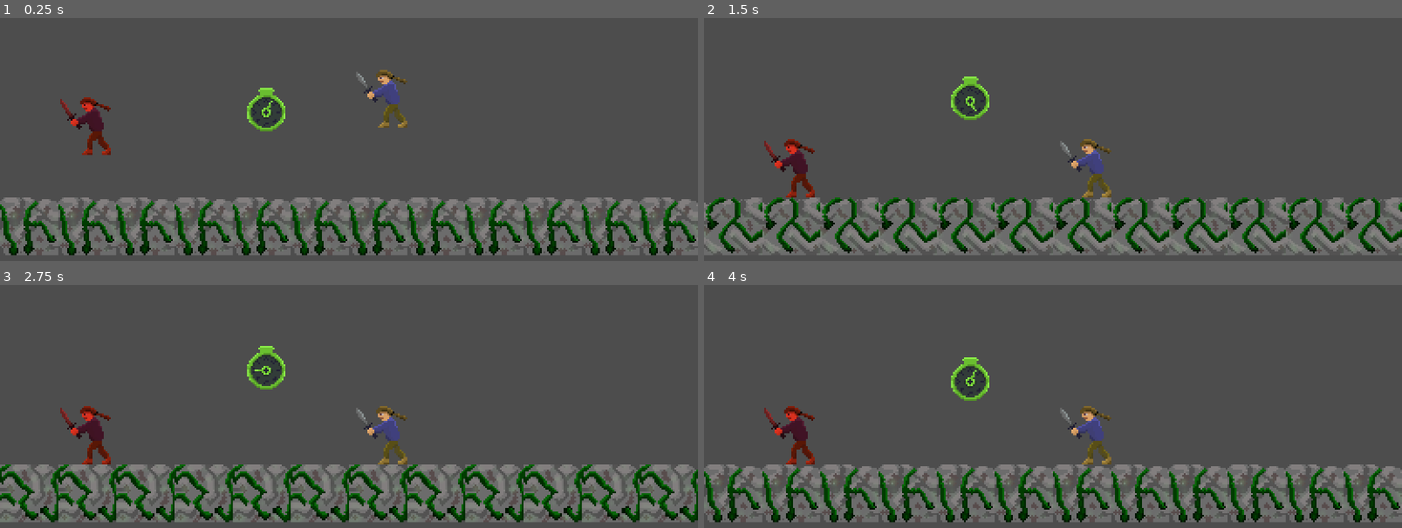
Above: before the commit, frames 1-4 (two rows, left to right).
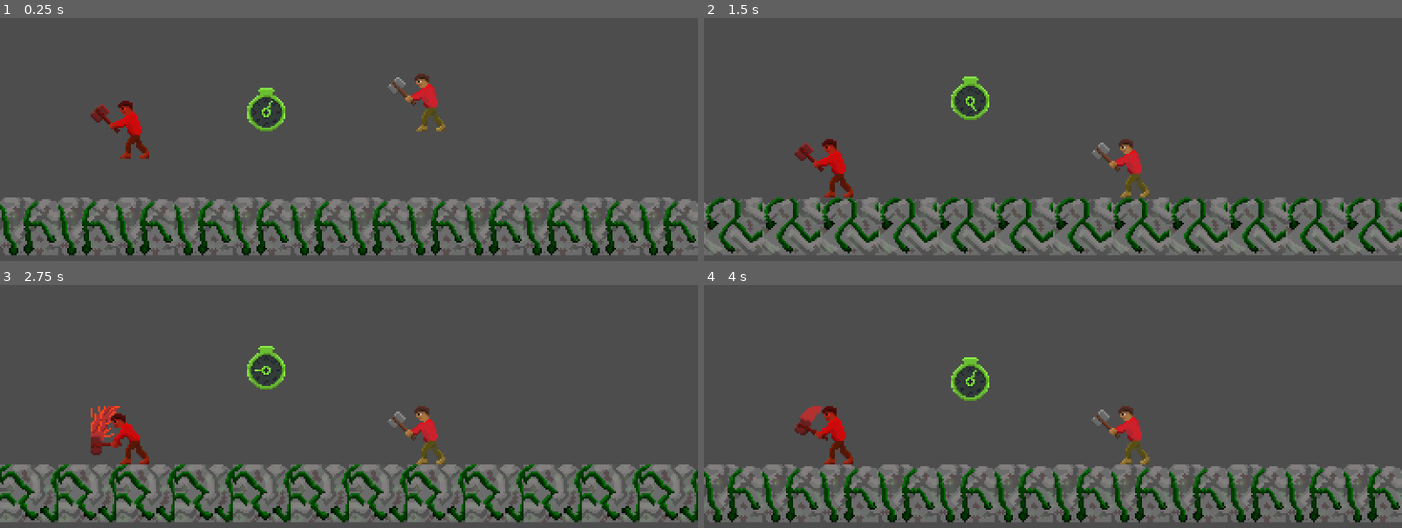
Above: after the commit, the same moments.

Repository: Justiniscoding/HavenHamilton
Game: Godot game, scene res://Scenes/game.tscn
The game is run twice, just before and just after one commit, with the same random seed, the same clock (stepped at 60 frames per second) and the same inputs.
Inputs:
- Up to frame 1 (0.25 s): no input
- Up to frame 2 (1.5 s): tap S (down2) at 0.6 s; tap F (short2) at 0.8, 1.35 s
- Up to frame 3 (2.75 s): tap S (down2) at 1.55, 2.1 s; hold Down (down1) from 2.03 s (still down); tap F (short2) at 2.3 s
- Up to frame 4 (4 s): release Down (down1) at 2.78 s; tap F (short2) at 2.85, 3.8 s; tap S (down2) at 3.05, 3.6 s

The runs differ from the first frame. In frame 1, 2.5% of the frame differs, in the area x 8-64%, y 21-59%; in frame 2, 2.5%; in frame 3, 2.6%; in frame 4, 2.6%, in the area x 8-64%, y 49-74%.

Commit message:
add short range attack

Diff:
--- a/Scenes/player.gdshader
+++ b/Scenes/player.gdshader
@@ -1,14 +1,13 @@
 shader_type canvas_item;
 
 uniform bool enabled = false;
+uniform float time = 0.3;
 
 void fragment() {
 	if(enabled == true){
 
-	float time = 0.0;
-
 	float dist = sqrt(pow(UV.y - 0.5, 2) + pow(UV.x - 0.5, 2));
-	dist = pow(dist, max(TIME * 2.0, 0.0));
+	dist = pow(dist, max(1.0 - time * 2.0, 0.0));
 
 	if(dist < 0.5){
 		float angle = atan(UV.x - 0.5, UV.y - 0.5);
--- a/Scenes/player.tscn
+++ b/Scenes/player.tscn
@@ -1,45 +1,359 @@
 [gd_scene format=3 uid="uid://6b46cgob32hp"]
 
 [ext_resource type="Script" uid="uid://djqet4f2r50s5" path="res://Scripts/player.gd" id="1_v0iea"]
-[ext_resource type="Texture2D" uid="uid://dglpnot34ux6w" path="res://Art/Player1.png" id="2_cvnsp"]
+[ext_resource type="Shader" uid="uid://b1bw4a757awso" path="res://Scenes/player.gdshader" id="2_6t5aa"]
+[ext_resource type="Texture2D" uid="uid://cva5bhr1mtbiy" path="res://Art/Player 2.png" id="2_cvnsp"]
 
 [sub_resource type="RectangleShape2D" id="RectangleShape2D_xs5hf"]
 size = Vector2(13.5, 28)
 
 [sub_resource type="CapsuleShape2D" id="CapsuleShape2D_xs5hf"]
-radius = 3.5837088
+radius = 7.1674166
 height = 29.708729
 
-[sub_resource type="Shader" id="Shader_cvnsp"]
-code = "shader_type canvas_item;
-
-uniform bool enabled = true;
-uniform float time = 0.3;
-
-void fragment() {
-	if(enabled == true){
-
-	float dist = sqrt(pow(UV.y - 0.5, 2) + pow(UV.x - 0.5, 2));
-	dist = pow(dist, max(1.0 - time * 2.0, 0.0));
-
-	if(dist < 0.5){
-		float angle = atan(UV.x - 0.5, UV.y - 0.5);
-
-		vec2 samplePos = vec2(sin(angle), cos(angle)) * dist + vec2(0.5, 0.5);
-
-		vec4 texture = texture(TEXTURE, samplePos);
-
-		COLOR = texture;
-	}else{
-		COLOR = vec4(0, 0, 0, 0);
-	}
-	}
-}"
-
-[sub_resource type="ShaderMaterial" id="ShaderMaterial_6t5aa"]
-shader = SubResource("Shader_cvnsp")
+[sub_resource type="ShaderMaterial" id="ShaderMaterial_vgqql"]
+shader = ExtResource("2_6t5aa")
 shader_parameter/enabled = false
 shader_parameter/time = 0.0
+
+[sub_resource type="AtlasTexture" id="AtlasTexture_h4iuc"]
+atlas = ExtResource("2_cvnsp")
+region = Rect2(32, 96, 32, 32)
+
+[sub_resource type="AtlasTexture" id="AtlasTexture_fd4e3"]
+atlas = ExtResource("2_cvnsp")
+region = Rect2(64, 96, 32, 32)
+
+[sub_resource type="AtlasTexture" id="AtlasTexture_qqcod"]
+atlas = ExtResource("2_cvnsp")
+region = Rect2(96, 96, 32, 32)
+
+[sub_resource type="AtlasTexture" id="AtlasTexture_cvnsp"]
+atlas = ExtResource("2_cvnsp")
+region = Rect2(0, 96, 32, 32)
+
+[sub_resource type="AtlasTexture" id="AtlasTexture_igrcy"]
+atlas = ExtResource("2_cvnsp")
+region = Rect2(0, 32, 32, 32)
+
+[sub_resource type="AtlasTexture" id="AtlasTexture_fs7ks"]
+atlas = ExtResource("2_cvnsp")
+region = Rect2(32, 32, 32, 32)
+
+[sub_resource type="AtlasTexture" id="AtlasTexture_olqyp"]
+atlas = ExtResource("2_cvnsp")
+region = Rect2(64, 64, 32, 32)
+
+[sub_resource type="AtlasTexture" id="AtlasTexture_wpjfl"]
+atlas = ExtResource("2_cvnsp")
+region = Rect2(32, 64, 32, 32)
+
+[sub_resource type="AtlasTexture" id="AtlasTexture_bi64h"]
+atlas = ExtResource("2_cvnsp")
+region = Rect2(0, 64, 32, 32)
+
+[sub_resource type="AtlasTexture" id="AtlasTexture_l6n3p"]
+atlas = ExtResource("2_cvnsp")
+region = Rect2(96, 64, 32, 32)
+
+[sub_resource type="AtlasTexture" id="AtlasTexture_2ijsl"]
+atlas = ExtResource("2_cvnsp")
+region = Rect2(128, 128, 32, 32)
+
+[sub_resource type="AtlasTexture" id="AtlasTexture_p1odr"]
+atlas = ExtResource("2_cvnsp")
+region = Rect2(96, 128, 32, 32)
+
+[sub_resource type="AtlasTexture" id="AtlasTexture_0gysh"]
+atlas = ExtResource("2_cvnsp")
+region = Rect2(64, 128, 32, 32)
+
+[sub_resource type="AtlasTexture" id="AtlasTexture_vfarp"]
+atlas = ExtResource("2_cvnsp")
+region = Rect2(32, 128, 32, 32)
+
+[sub_resource type="AtlasTexture" id="AtlasTexture_y6uwr"]
+atlas = ExtResource("2_cvnsp")
+region = Rect2(0, 128, 32, 32)
+
+[sub_resource type="AtlasTexture" id="AtlasTexture_83xs0"]
+atlas = ExtResource("2_cvnsp")
+region = Rect2(160, 160, 32, 32)
+
+[sub_resource type="AtlasTexture" id="AtlasTexture_ypfnu"]
+atlas = ExtResource("2_cvnsp")
+region = Rect2(128, 160, 32, 32)
+
+[sub_resource type="AtlasTexture" id="AtlasTexture_xuaoq"]
+atlas = ExtResource("2_cvnsp")
+region = Rect2(96, 160, 32, 32)
+
+[sub_resource type="AtlasTexture" id="AtlasTexture_wohnl"]
+atlas = ExtResource("2_cvnsp")
+region = Rect2(64, 160, 32, 32)
+
+[sub_resource type="AtlasTexture" id="AtlasTexture_36dho"]
+atlas = ExtResource("2_cvnsp")
+region = Rect2(32, 160, 32, 32)
+
+[sub_resource type="AtlasTexture" id="AtlasTexture_yh6i2"]
+atlas = ExtResource("2_cvnsp")
+region = Rect2(0, 160, 32, 32)
+
+[sub_resource type="AtlasTexture" id="AtlasTexture_6t5aa"]
+atlas = ExtResource("2_cvnsp")
+region = Rect2(0, 0, 32, 32)
+
+[sub_resource type="AtlasTexture" id="AtlasTexture_vgqql"]
+atlas = ExtResource("2_cvnsp")
+region = Rect2(32, 0, 32, 32)
+
+[sub_resource type="AtlasTexture" id="AtlasTexture_fkybt"]
+atlas = ExtResource("2_cvnsp")
+region = Rect2(64, 0, 32, 32)
+
+[sub_resource type="AtlasTexture" id="AtlasTexture_x3wgy"]
+atlas = ExtResource("2_cvnsp")
+region = Rect2(96, 0, 32, 32)
+
+[sub_resource type="AtlasTexture" id="AtlasTexture_3smsa"]
+atlas = ExtResource("2_cvnsp")
+region = Rect2(128, 0, 32, 32)
+
+[sub_resource type="AtlasTexture" id="AtlasTexture_8erm5"]
+atlas = ExtResource("2_cvnsp")
+region = Rect2(160, 0, 32, 32)
+
+[sub_resource type="AtlasTexture" id="AtlasTexture_f1ek2"]
+atlas = ExtResource("2_cvnsp")
+region = Rect2(192, 0, 32, 32)
+
+[sub_resource type="AtlasTexture" id="AtlasTexture_tx1dd"]
+atlas = ExtResource("2_cvnsp")
+region = Rect2(224, 0, 32, 32)
+
+[sub_resource type="AtlasTexture" id="AtlasTexture_gymyn"]
+atlas = ExtResource("2_cvnsp")
+region = Rect2(256, 0, 32, 32)
+
+[sub_resource type="AtlasTexture" id="AtlasTexture_pu2lt"]
+atlas = ExtResource("2_cvnsp")
+region = Rect2(288, 0, 32, 32)
+
+[sub_resource type="AtlasTexture" id="AtlasTexture_ukyrk"]
+atlas = ExtResource("2_cvnsp")
+region = Rect2(320, 0, 32, 32)
+
+[sub_resource type="AtlasTexture" id="AtlasTexture_7dp3o"]
+atlas = ExtResource("2_cvnsp")
+region = Rect2(352, 0, 32, 32)
+
+[sub_resource type="AtlasTexture" id="AtlasTexture_nv4vc"]
+atlas = ExtResource("2_cvnsp")
+region = Rect2(0, 192, 32, 32)
+
+[sub_resource type="AtlasTexture" id="AtlasTexture_8gxox"]
+atlas = ExtResource("2_cvnsp")
+region = Rect2(32, 192, 32, 32)
+
+[sub_resource type="AtlasTexture" id="AtlasTexture_11gg7"]
+atlas = ExtResource("2_cvnsp")
+region = Rect2(64, 192, 32, 32)
+
+[sub_resource type="AtlasTexture" id="AtlasTexture_qpa8y"]
+atlas = ExtResource("2_cvnsp")
+region = Rect2(96, 192, 32, 32)
+
+[sub_resource type="AtlasTexture" id="AtlasTexture_sbwqj"]
+atlas = ExtResource("2_cvnsp")
+region = Rect2(128, 192, 32, 32)
+
+[sub_resource type="AtlasTexture" id="AtlasTexture_xwi16"]
+atlas = ExtResource("2_cvnsp")
+region = Rect2(160, 192, 32, 32)
+
+[sub_resource type="AtlasTexture" id="AtlasTexture_sweqm"]
+atlas = ExtResource("2_cvnsp")
+region = Rect2(192, 192, 32, 32)
+
+[sub_resource type="AtlasTexture" id="AtlasTexture_ph33w"]
+atlas = ExtResource("2_cvnsp")
+region = Rect2(224, 192, 32, 32)
+
+[sub_resource type="AtlasTexture" id="AtlasTexture_7ldla"]
+atlas = ExtResource("2_cvnsp")
+region = Rect2(256, 192, 32, 32)
+
+[sub_resource type="AtlasTexture" id="AtlasTexture_r7t2e"]
+atlas = ExtResource("2_cvnsp")
+region = Rect2(288, 192, 32, 32)
+
+[sub_resource type="SpriteFrames" id="SpriteFrames_v0iea"]
+animations = [{
+"frames": [{
+"duration": 1.0,
+"texture": SubResource("AtlasTexture_h4iuc")
+}, {
+"duration": 1.0,
+"texture": SubResource("AtlasTexture_fd4e3")
+}, {
+"duration": 1.0,
+"texture": SubResource("AtlasTexture_qqcod")
+}, {
+"duration": 1.0,
+"texture": SubResource("AtlasTexture_cvnsp")
+}],
+"loop": 0,
+"name": &"double_jump2",
+"speed": 15.0
+}, {
+"frames": [{
+"duration": 1.0,
+"texture": SubResource("AtlasTexture_igrcy")
+}, {
+"duration": 1.0,
+"texture": SubResource("AtlasTexture_fs7ks")
+}],
+"loop": 1,
+"name": &"idle2",
+"speed": 4.0
+}, {
+"frames": [{
+"duration": 1.0,
+"texture": SubResource("AtlasTexture_olqyp")
+}, {
+"duration": 1.0,
+"texture": SubResource("AtlasTexture_wpjfl")
+}, {
+"duration": 1.0,
+"texture": SubResource("AtlasTexture_bi64h")
+}, {
+"duration": 1.0,
+"texture": SubResource("AtlasTexture_l6n3p")
+}],
+"loop": 0,
+"name": &"jump2",
+"speed": 5.0
+}, {
+"frames": [{
+"duration": 1.0,
+"texture": SubResource("AtlasTexture_2ijsl")
+}, {
+"duration": 1.0,
+"texture": SubResource("AtlasTexture_p1odr")
+}, {
+"duration": 1.0,
+"texture": SubResource("AtlasTexture_0gysh")
+}, {
+"duration": 1.0,
+"texture": SubResource("AtlasTexture_vfarp")
+}, {
+"duration": 1.0,
+"texture": SubResource("AtlasTexture_y6uwr")
+}],
+"loop": 0,
+"name": &"land2",
+"speed": 5.0
+}, {
+"frames": [{
+"duration": 1.0,
+"texture": SubResource("AtlasTexture_83xs0")
+}, {
+"duration": 1.0,
+"texture": SubResource("AtlasTexture_ypfnu")
+}, {
+"duration": 1.0,
+"texture": SubResource("AtlasTexture_xuaoq")
+}, {
+"duration": 1.0,
+"texture": SubResource("AtlasTexture_wohnl")
+}, {
+"duration": 1.0,
+"texture": SubResource("AtlasTexture_36dho")
+}, {
+"duration": 1.0,
+"texture": SubResource("AtlasTexture_yh6i2")
+}],
+"loop": 0,
+"name": &"range2",
+"speed": 5.0
+}, {
+"frames": [{
+"duration": 1.0,
+"texture": SubResource("AtlasTexture_6t5aa")
+}, {
+"duration": 1.0,
+"texture": SubResource("AtlasTexture_vgqql")
+}, {
+"duration": 1.0,
+"texture": SubResource("AtlasTexture_fkybt")
+}, {
+"duration": 1.0,
+"texture": SubResource("AtlasTexture_x3wgy")
+}, {
+"duration": 1.0,
+"texture": SubResource("AtlasTexture_3smsa")
+}, {
+"duration": 1.0,
+"texture": SubResource("AtlasTexture_8erm5")
+}, {
+"duration": 1.0,
+"texture": SubResource("AtlasTexture_f1ek2")
+}, {
+"duration": 1.0,
+"texture": SubResource("AtlasTexture_tx1dd")
+}, {
+"duration": 1.0,
+"texture": SubResource("AtlasTexture_gymyn")
+}, {
+"duration": 1.0,
+"texture": SubResource("AtlasTexture_pu2lt")
+}, {
+"duration": 1.0,
+"texture": SubResource("AtlasTexture_ukyrk")
+}, {
+"duration": 1.0,
+"texture": SubResource("AtlasTexture_7dp3o")
+}],
+"loop": 1,
+"name": &"run2",
+"speed": 9.0
+}, {
+"frames": [{
+"duration": 0.25,
+"texture": SubResource("AtlasTexture_nv4vc")
+}, {
+"duration": 0.25,
+"texture": SubResource("AtlasTexture_8gxox")
+}, {
+"duration": 0.25,
+"texture": SubResource("AtlasTexture_11gg7")
+}, {
+"duration": 0.25,
+"texture": SubResource("AtlasTexture_qpa8y")
+}, {
+"duration": 1.0,
+"texture": SubResource("AtlasTexture_sbwqj")
+}, {
+"duration": 1.0,
+"texture": SubResource("AtlasTexture_xwi16")
+}, {
+"duration": 1.0,
+"texture": SubResource("AtlasTexture_sweqm")
+}, {
+"duration": 0.5,
+"texture": SubResource("AtlasTexture_ph33w")
+}, {
+"duration": 0.5,
+"texture": SubResource("AtlasTexture_7ldla")
+}, {
+"duration": 0.5,
+"texture": SubResource("AtlasTexture_r7t2e")
+}],
+"loop": 0,
+"name": &"short2",
+"speed": 8.0
+}]
 
 [node name="Player" type="CharacterBody2D" unique_id=297062209]
 texture_filter = 1
@@ -47,20 +361,22 @@
 script = ExtResource("1_v0iea")
 
 [node name="CollisionShape2D" type="CollisionShape2D" parent="." unique_id=834438449]
-position = Vector2(-13, 0)
+position = Vector2(6, 2)
 shape = SubResource("RectangleShape2D_xs5hf")
 
 [node name="Weapon" type="Area2D" parent="." unique_id=1768816585]
-position = Vector2(-23, -18)
+position = Vector2(-4, -16)
 
 [node name="CollisionShape2D" type="CollisionShape2D" parent="Weapon" unique_id=1330458432]
-position = Vector2(-6, 7)
+position = Vector2(-7, 8)
 rotation = 2.443461
 shape = SubResource("CapsuleShape2D_xs5hf")
 
-[node name="Sprite2D" type="Sprite2D" parent="." unique_id=910321821]
-material = SubResource("ShaderMaterial_6t5aa")
-position = Vector2(-30, -18)
-texture = ExtResource("2_cvnsp")
-centered = false
+[node name="AnimatedSprite2D" type="AnimatedSprite2D" parent="." unique_id=303932097]
+material = SubResource("ShaderMaterial_vgqql")
+position = Vector2(7, 0)
+sprite_frames = SubResource("SpriteFrames_v0iea")
+animation = &"short2"
+frame = 9
+frame_progress = 1.0
 offset = Vector2(-7, 0)
--- a/Scripts/player.gd
+++ b/Scripts/player.gd
@@ -52,7 +52,7 @@
 	pnum = str(playerNumber)
 
 	# fixes shader param issue
-	$Sprite2D.material = $Sprite2D.material.duplicate()
+	$AnimatedSprite2D.material = $AnimatedSprite2D.material.duplicate()
 
 func getCollider():
 	if $Weapon.has_overlapping_bodies():
@@ -66,7 +66,8 @@
 func fight():
 	if currentAttack == Attacks.NONE and weaponState == WeaponState.READY:
 		if Input.is_action_just_pressed("short" + pnum):
-			startup.reset(3)
+			$AnimatedSprite2D.play("short2")
+			startup.reset(8)
 			print("Starting")
 			currentAttack = Attacks.SHORT
 			weaponState = WeaponState.CHARGING
@@ -74,7 +75,7 @@
 	if weaponState == WeaponState.CHARGING and startup.can():
 		weaponState = WeaponState.ATTACKING
 		print("Attacking")
-		active.reset(5)
+		active.reset(24)
 
 	if weaponState == WeaponState.ATTACKING:
 		var player = getCollider()
@@ -90,14 +91,14 @@
 	if weaponState == WeaponState.ATTACKING and active.can():
 		weaponState = WeaponState.COOLDOWN
 		print("cooling down")
-		end.reset(6)
+		end.reset(12)
 
 	if weaponState == WeaponState.COOLDOWN and end.can():
 		weaponState = WeaponState.READY
 		currentAttack = Attacks.NONE
 
 
-
+var isJumping = false
 
 func _physics_process(delta: float) -> void:
 	var direction = Input.get_axis("left" + pnum, "right" + pnum) * speed
@@ -108,22 +109,33 @@
 	targetVel = lerp(targetVel, Vector2.ZERO, 0.2)
 
 	if direction != 0:
+		if is_on_floor() and currentAttack == Attacks.NONE and weaponState == WeaponState.READY:
+			$AnimatedSprite2D.play("run2")
 		velocity.x = lerp(velocity.x, direction, 0.25)
 	else:
+		if is_on_floor() and currentAttack == Attacks.NONE and weaponState == WeaponState.READY:
+			$AnimatedSprite2D.play("idle2")
 		velocity.x = lerp(velocity.x, 0.0, 0.25)
 
 	if velocity.x > 0:
-		$Sprite2D.flip_h = true
-		$Sprite2D.offset.x = 7
+		$AnimatedSprite2D.flip_h = true
+		$AnimatedSprite2D.offset.x = 7
+		$Weapon.scale.x = -1
+		$Weapon.position.x = 18
 	elif velocity.x < 0:
-		$Sprite2D.flip_h = false
-		$Sprite2D.offset.x = -7
+		$AnimatedSprite2D.flip_h = false
+		$AnimatedSprite2D.offset.x = -7
+		$Weapon.scale.x = 1
+		$Weapon.position.x = -4
 
 	if Input.is_action_just_pressed("up" + pnum):
 		if is_on_floor():
+			isJumping = true
+			$AnimatedSprite2D.play("jump2")
 			canDoubleJump = true
 			velocity.y = jump
 		elif canDoubleJump:
+			$AnimatedSprite2D.play("double_jump2")
 			canDoubleJump = false
 			velocity.y = doubleJumpSize
 	if not is_on_floor() and Input.is_action_just_released("up" + pnum) and canDoubleJump:
--- a/Scripts/time_token.gd
+++ b/Scripts/time_token.gd
@@ -11,20 +11,20 @@
 
 func teleport() -> void:
 	isTeleporting = true
-	playerNode.get_node("Sprite2D").material.set_shader_parameter("enabled", true)
+	playerNode.get_node("AnimatedSprite2D").material.set_shader_parameter("enabled", true)
 
 func _process(delta: float) -> void:
 	if isTeleporting:
-		var time = playerNode.get_node("Sprite2D").material.get_shader_parameter("time")
+		var time = playerNode.get_node("AnimatedSprite2D").material.get_shader_parameter("time")
 
 		if time >= 0.5:
-			playerNode.get_node("Sprite2D").material.set_shader_parameter("enabled", false)
+			playerNode.get_node("AnimatedSprite2D").material.set_shader_parameter("enabled", false)
 			playerNode.position = teleTo
-			playerNode.get_node("Sprite2D").material.set_shader_parameter("time", 0.0)
+			playerNode.get_node("AnimatedSprite2D").material.set_shader_parameter("time", 0.0)
 			queue_free()
 			return
 
-		playerNode.get_node("Sprite2D").material.set_shader_parameter("time", time + delta * 3.0)
+		playerNode.get_node("AnimatedSprite2D").material.set_shader_parameter("time", time + delta * 3.0)
 		return
 
 	if debounce > 0:
Not shown, added: Art/Fire Ball.png.import
Not shown, added: Art/Lightning Bolt.png.import
Not shown, added: Art/Player 2.png.import
